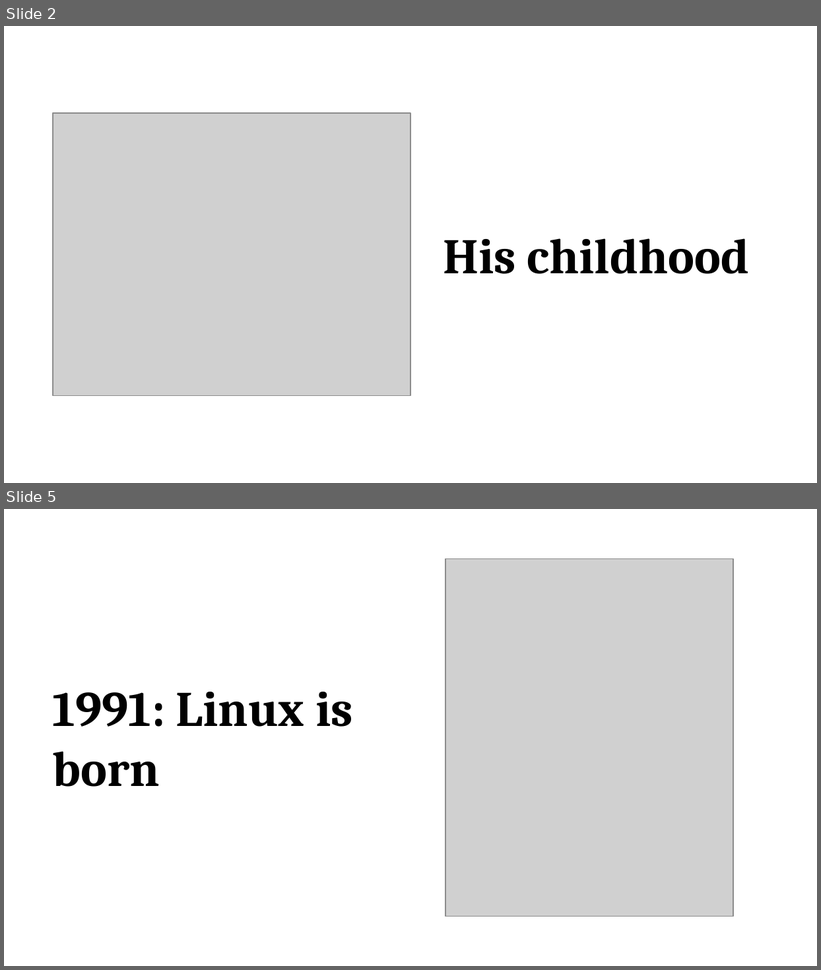
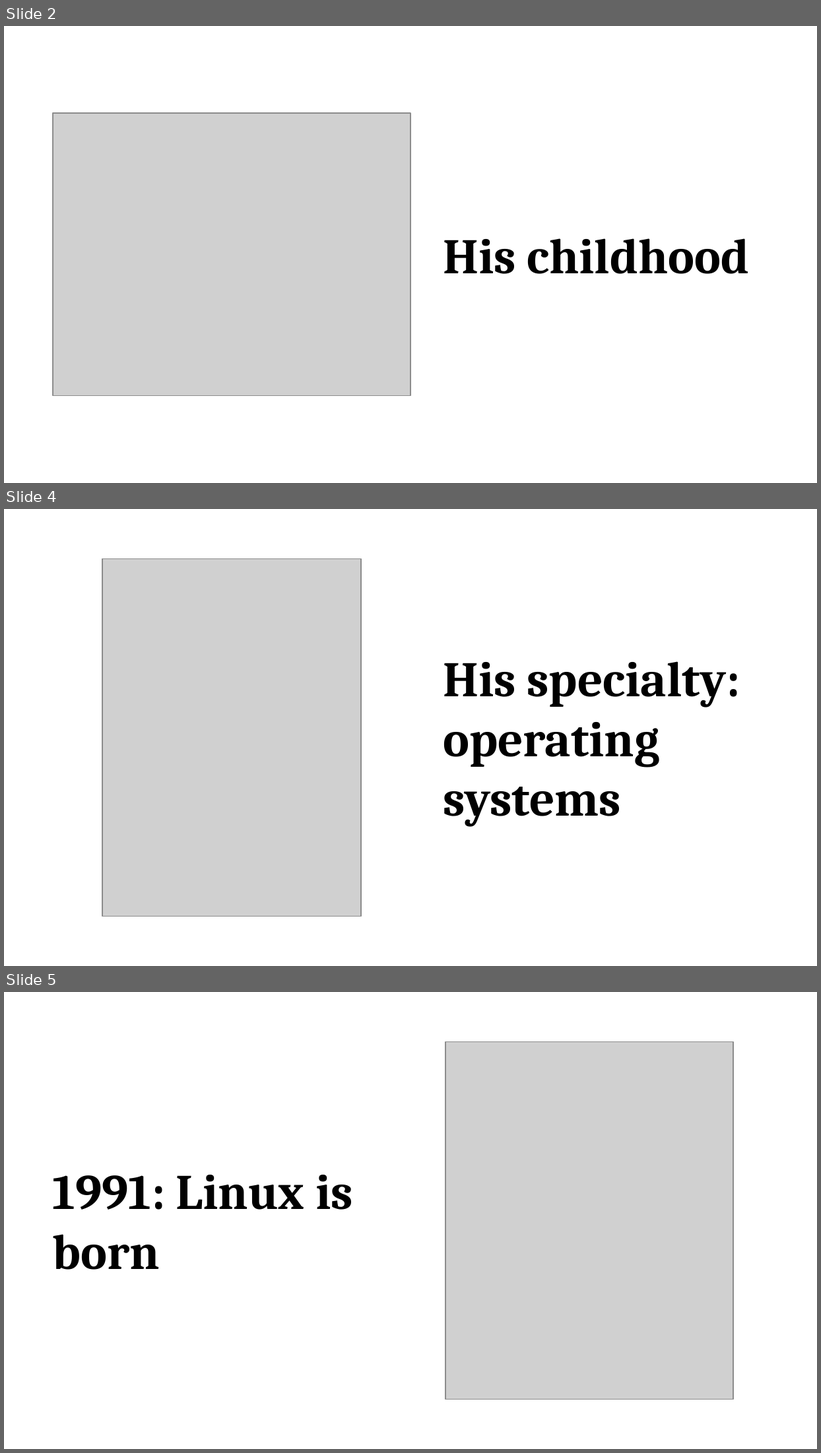
Before and after one commit to promilek2/Najs, a slide deck: Linus_Torvalds.pptx. Shown one above the other, each under a label of ours: slides 2 and 5 before the commit, slides 2, 4 and 5 after it; the slides between them are not shown. The pictures are 821x970 and 821x1453 pixels, drawn with LibreOffice and Linux fonts; fonts in the diff are those of the drawing; grey boxes stand for pictures. Boxes give left, top, right and bottom in pixels: in the first picture for what was removed or moved away, otherwise in the second. Text is boxed around its words. In the diff, an @@ line names an element or a change of style, - is before the commit and + after.

```diff
--- a/Linus_Torvalds.pptx
+++ b/Linus_Torvalds.pptx
@@ slide 4 added at (4,509,817,966), background #FFFFFF @@
@@ picture added at (102,559,361,916) @@
@@ text added at (443,661,741,826), 44 pt, text #000000, bold @@
+His specialty: operating systems
```
Also in this commit, not shown: 1 slide changed, 1 slide removed, 1 other file.
